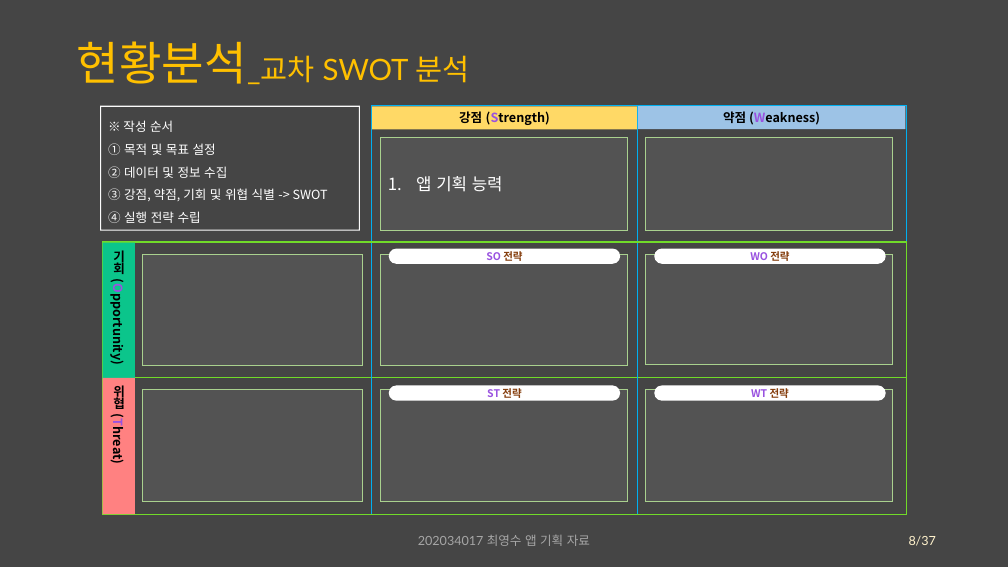
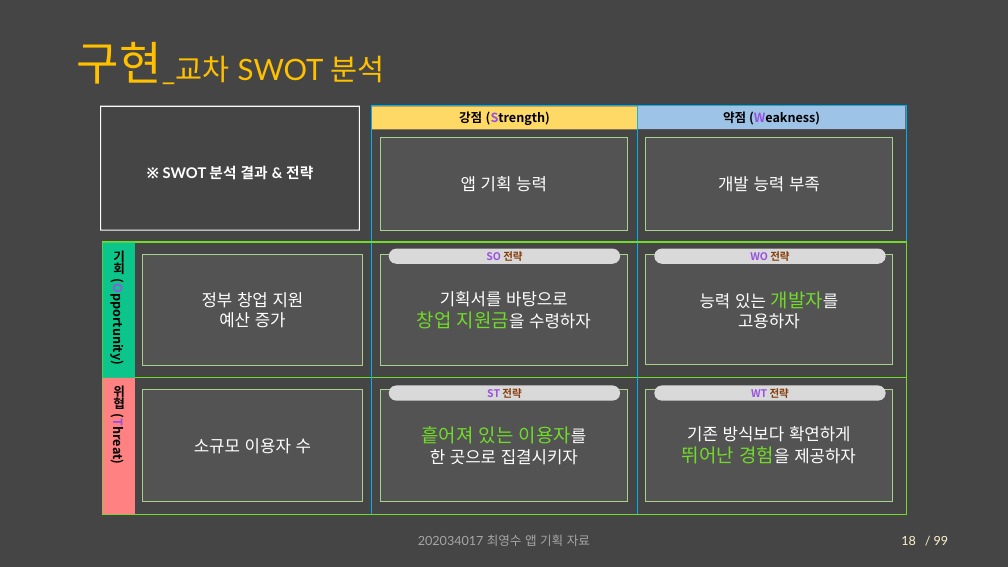
Before and after one commit to Chronos410/PartyCompetition, a slide deck: slide 18 of 대충 설계도.pptx (slide 8 before the commit). Drawn at 1008x567 pixels with LibreOffice and Linux fonts; fonts in the diff are those of the drawing. Boxes give left, top, right and bottom in pixels: in the first picture for what was removed or moved away, otherwise in the second. Text is boxed around its words. In the diff, an @@ line names an element or a change of style, - is before the commit and + after.

```diff
--- a/대충 설계도.pptx
+++ b/대충 설계도.pptx
@@ title at (77, 42, 384, 84): text changed @@
-현황분석_교차 SWOT 분석
+구현_교차 SWOT 분석
@@ rectangle "앱 기획 능력" at (380, 138, 628, 231): alignment left to centre; bullet 1. to none @@
@@ text in rectangle at (163, 165, 313, 180): text changed; size 12 to 14 pt; font Noto Sans CJK KR to Lato; bold on @@
-※ 작성 순서
-① 목적 및 목표 설정
-② 데이터 및 정보 수집
-③ 강점, 약점, 기회 및 위협 식별 -> SWOT
-④ 실행 전략 수립
+※ SWOT 분석 결과 & 전략
@@ text in rectangle at (718, 176, 820, 192): text added @@
+개발 능력 부족
@@ text in rectangle at (202, 292, 304, 328): text added @@
+정부 창업 지원
+예산 증가
@@ text in rectangle at (417, 291, 591, 329): text added @@
+기획서를 바탕으로
+창업 지원금을 수령하자
@@ text in rectangle at (700, 291, 838, 329): text added @@
+능력 있는 개발자를
+고용하자
@@ fill #FFFFFF to #D9D9D9 in 4 elements at (389, 249, 620, 264), (654, 249, 885, 264), (654, 386, 885, 401), (389, 386, 620, 401) @@
@@ text in rectangle at (194, 438, 311, 454): text added @@
+소규모 이용자 수
@@ text in rectangle at (421, 426, 586, 465): text added @@
+흩어져 있는 이용자를
+한 곳으로 집결시키자
@@ text in rectangle at (682, 426, 856, 464): text added @@
+기존 방식보다 확연하게
+뛰어난 경험을 제공하자
@@ page number at (901, 536, 916, 545): text changed @@
-8
+18
@@ text removed at (916, 536, 936, 546) @@
-/37
@@ text added at (934, 536, 949, 545), 12 pt, text #FFF2CC @@
+/ 99
```
Also in this commit, not shown: 7 other slides changed, 10 slides added, 3 other files.
